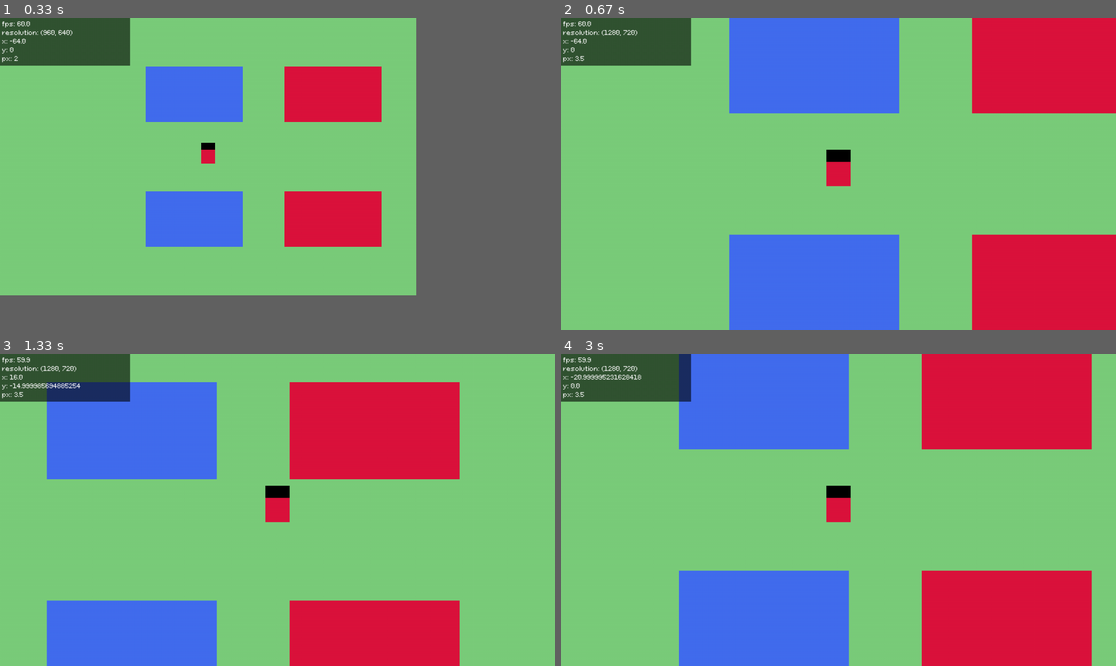
Above: before the commit, frames 1-4 (two rows, left to right).
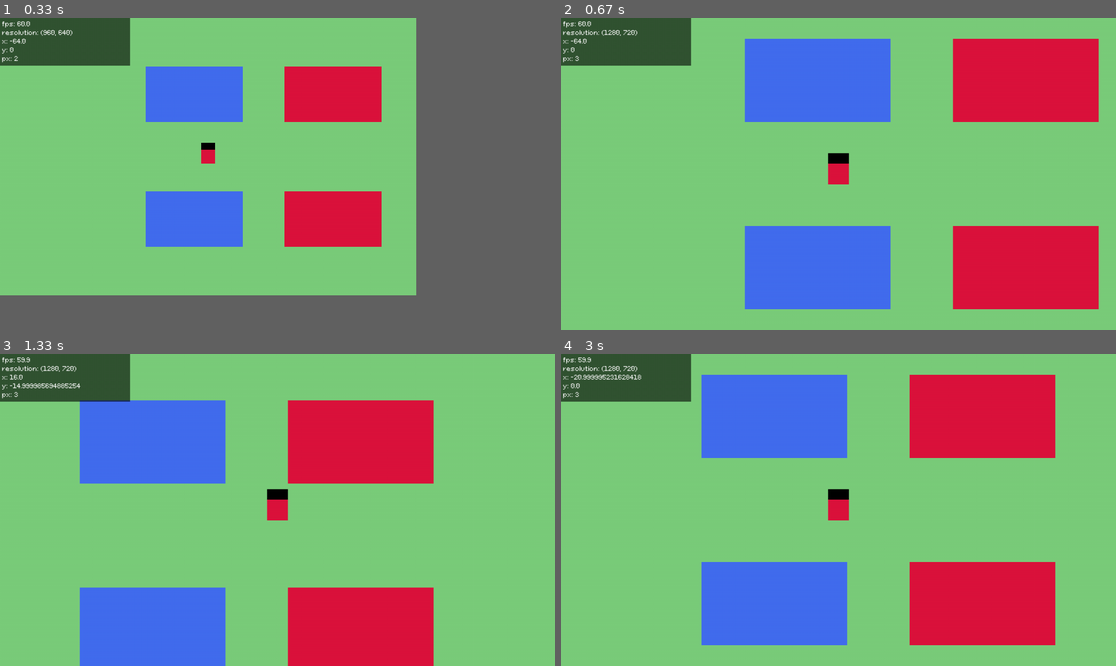
Above: after the commit, the same moments.

Repository: kritserv/rpg-maker-style-top-down-game-template
Game: pygame game, started from main.py
Same seed, same stepped clock (60 frames per second), same inputs: the game is played once before the commit and once after it.
Inputs:
- Up to frame 1 (0.33 s): no input
- Up to frame 2 (0.67 s): tap F11 at 0.33 s
- Up to frame 3 (1.33 s): hold Right 0.67-1.13 s; hold Up from 1.17 s (still down)
- Up to frame 4 (3 s): release Up at 1.47 s; hold Left 2-2.53 s; hold Down 2.57-2.87 s; hold Left from 2.9 s (still down)

Frame 1 is identical in both runs. In frame 2, 16% of the frame differs, in the area x 3-100%, y 0-100%; in frame 3, 13%; in frame 4, 18%, in the area x 3-96%, y 0-100%.

Commit message:
limit pixel size to integer

Diff:
--- a/variable/screen_manager.py
+++ b/variable/screen_manager.py
@@ -1,6 +1,5 @@
 import pygame as pg
 import json
-from math import ceil, floor
 
 native_screen_multiplier = 4
 
@@ -34,27 +33,14 @@
 		screen = pg.display.set_mode(default_screen_size, pg.RESIZABLE)
 	return screen
 
-def round_pixel(num):
-	num_floor = floor(num)
-	num_ceil = ceil(num)
-	num_frac = num - num_floor
-
-	if 0.3 <= num_frac <= 0.7:
-		return 0.5 + num_floor
-	else:
-		return num_floor if num_frac < 0.5 else num_ceil
-
 def limit_pixel(pixel_size):
 	pixel_size -= 2
 
-	if pixel_size > 11:
-		pixel_size = 4
-	elif 4 < pixel_size <= 11:
-		pixel_size = 3
-	elif 1 < pixel_size <= 1.5:
-		pixel_size = 1.5
-	elif pixel_size <= 1:
-		pixel_size = 1
+	if pixel_size >= 3:
+		return 3
+
+	if pixel_size <= 1:
+	 	return 1
 
 	return pixel_size
 
@@ -62,7 +48,6 @@
 def update_size(new_size):
 	curr_width, curr_height = new_size[0], new_size[1]
 	pixel_size = curr_width/default_screen_width
-	pixel_size *= native_screen_multiplier
-	pixel_size = round_pixel(pixel_size)
+	pixel_size = round(pixel_size*native_screen_multiplier)
 	pixel_size = limit_pixel(pixel_size)
 	return curr_width, curr_height, pixel_size
